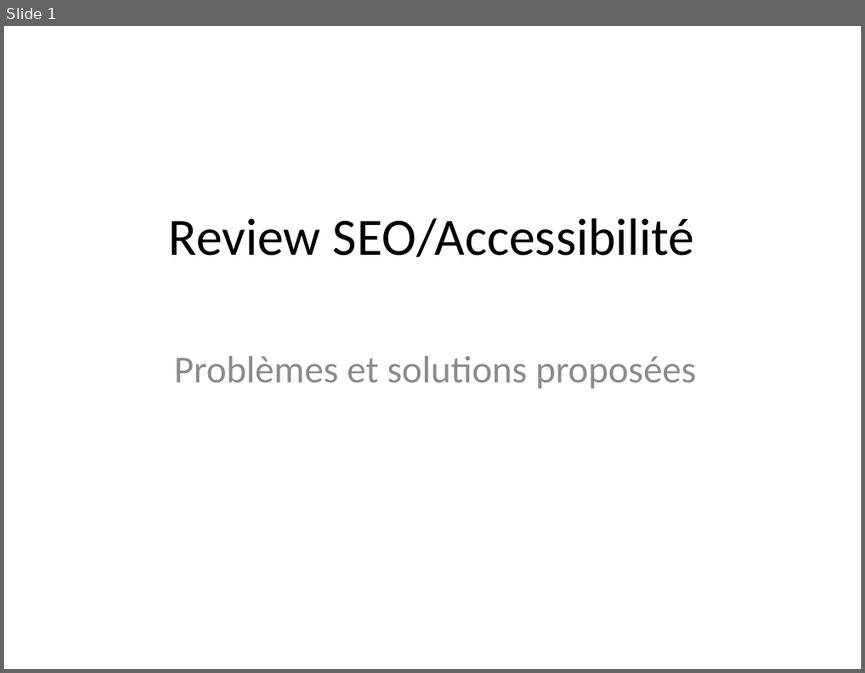
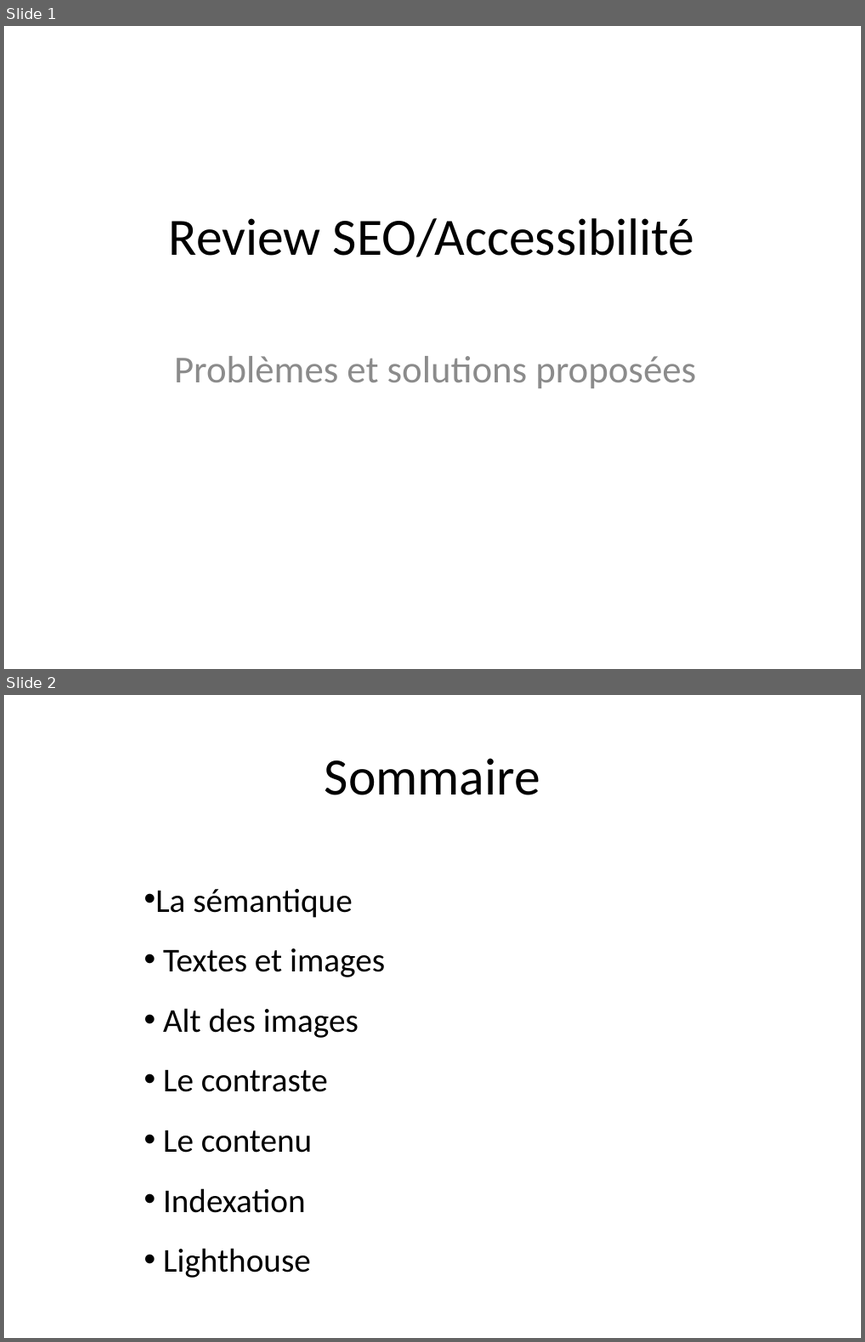
Before and after one commit to ttrasacc/ThomasTrasacco_03_15082021, a slide deck: projet4.pptx. Shown one above the other, each under a label of ours: slide 1 before the commit, slides 1 and 2 after it. The pictures are 865x673 and 865x1342 pixels, drawn with LibreOffice and Linux fonts; fonts in the diff are those of the drawing. Boxes give left, top, right and bottom in pixels: in the first picture for what was removed or moved away, otherwise in the second. Text is boxed around its words. In the diff, an @@ line names an element or a change of style, - is before the commit and + after.

```diff
--- a/projet4.pptx
+++ b/projet4.pptx
@@ slide 2 added at bbox=[4, 695, 861, 1338], background #FFFFFF @@
@@ title added at bbox=[324, 758, 540, 795], 44 pt, text #000000 @@
+Sommaire
@@ text added at bbox=[155, 889, 385, 1277], 28 pt, text #000000 @@
+• La sémantique
+• Textes et images
+• Alt des images
+• Le contraste
+• Le contenu
+• Indexation
+• Lighthouse
```
Also in this commit, not shown: 12 other slides added, 9 slides removed, 4 other files.
